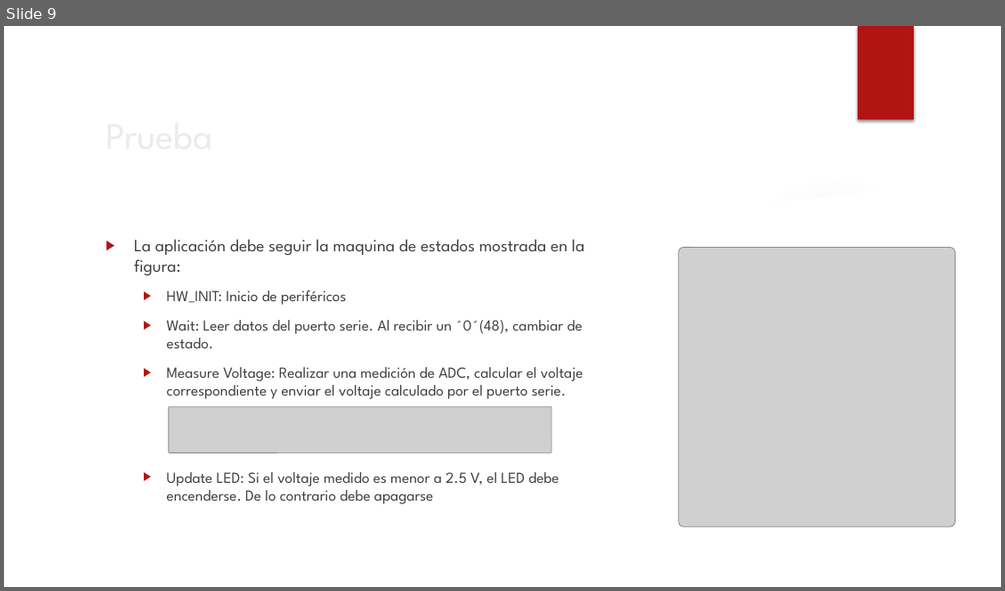
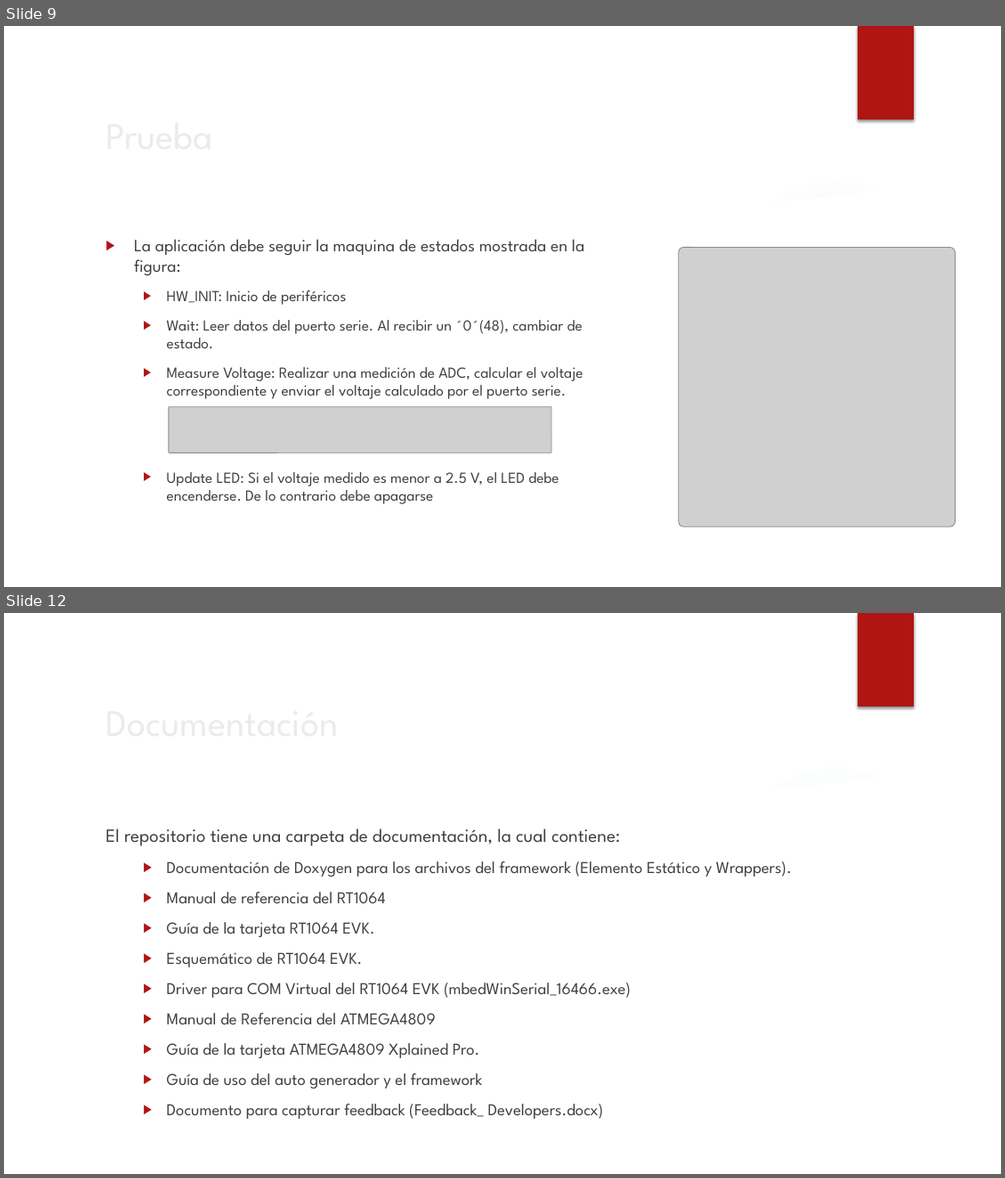
Before and after one commit to cesaresq209/Framework-for-Embedded-Systems-with-Residential-Applications, a slide deck: Documentation/Developer_Test.pptx. Shown one above the other, each under a label of ours: slide 9 before the commit, slides 9 and 12 after it; the slides between them are not shown. The pictures are 1005x591 and 1005x1178 pixels, drawn with LibreOffice and Linux fonts; fonts in the diff are those of the drawing; grey boxes stand for pictures; background and template pictures are left out. Boxes give left, top, right and bottom in pixels: in the first picture for what was removed or moved away, otherwise in the second. Text is boxed around its words. In the diff, an @@ line names an element or a change of style, - is before the commit and + after.

```diff
--- a/Documentation/Developer_Test.pptx
+++ b/Documentation/Developer_Test.pptx
@@ slide 12 added at bbox=[4, 613, 1001, 1174], background picture (left out); not listed: 7 template elements that a slide beside it also shows @@
@@ text added at bbox=[105, 828, 792, 1119], 16 pt, text #404040 @@
+El repositorio tiene una carpeta de documentación, la cual contiene:
+  ▶ Documentación de Doxygen para los archivos del framework (Elemento Estático y Wrappers).
+  ▶ Manual de referencia del RT1064
+  ▶ Guía de la tarjeta RT1064 EVK.
+  ▶ Esquemático de RT1064 EVK.
+  ▶ Driver para COM Virtual del RT1064 EVK (mbedWinSerial_16466.exe)
+  ▶ Manual de Referencia del ATMEGA4809
+  ▶ Guía de la tarjeta ATMEGA4809 Xplained Pro.
+  ▶ Guía de uso del auto generador y el framework
+  ▶ Documento para capturar feedback (Feedback_ Developers.docx)
@@ title added at bbox=[372, 828, 493, 844], 36 pt, text #EBEBEB @@
+Documentación
```
Also in this commit, not shown: 3 slides changed, 3 other files.
